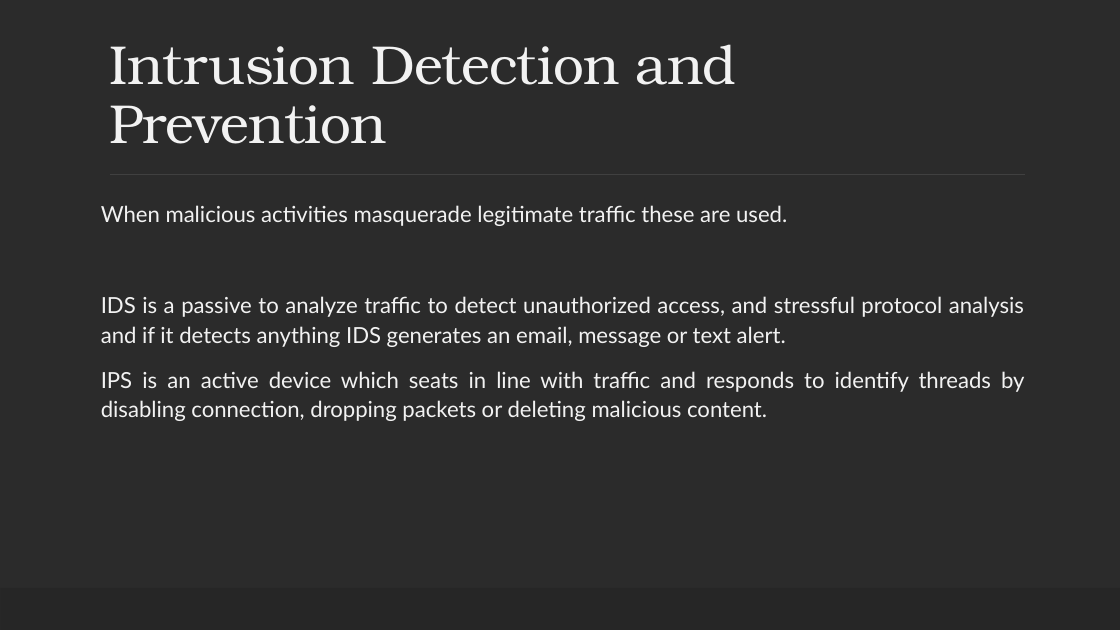
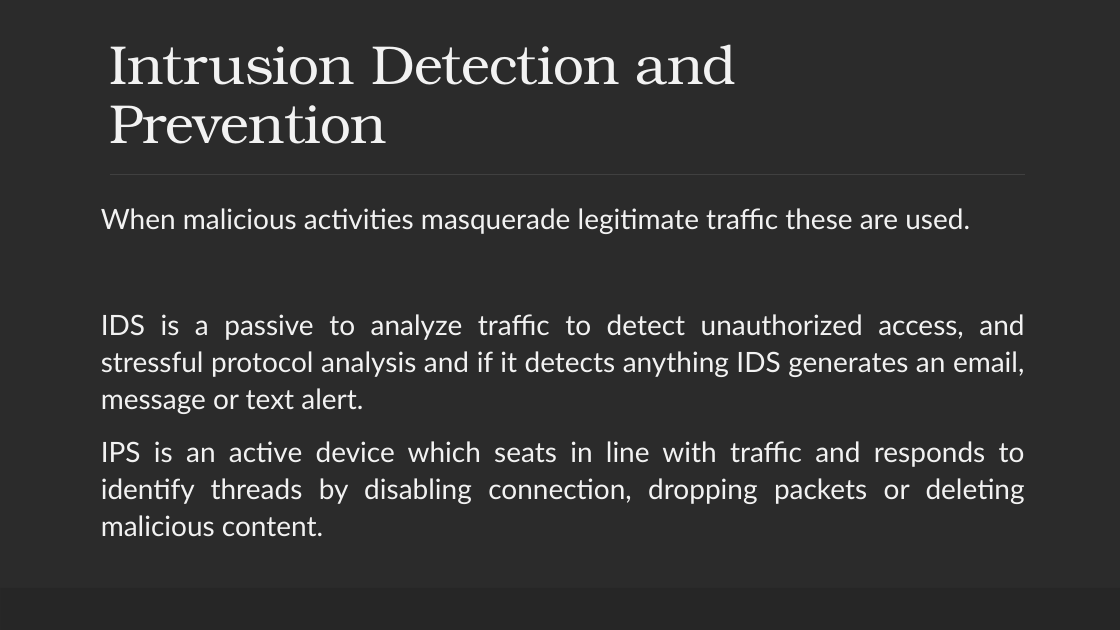
Before and after one commit to ronnie-1947/access-control-ppt, a slide deck: slide 22 of Access Control.pptx. Drawn at 1120x630 pixels with LibreOffice and Linux fonts; fonts in the diff are those of the drawing; background and template pictures are left out; a plain dark background stands for a picture behind light text. Boxes give left, top, right and bottom in pixels: in the first picture for what was removed or moved away, otherwise in the second. Text is boxed around its words. In the diff, an @@ line names an element or a change of style, - is before the commit and + after.

```diff
--- a/Access Control.pptx
+++ b/Access Control.pptx
@@ text "When malicious activities masquerade legitimate ..." at (x1=101, y1=208, x2=1025, y2=536): size 19 to 24 pt @@
```
Also in this commit, not shown: 29 other slides changed, 1 slide added.
